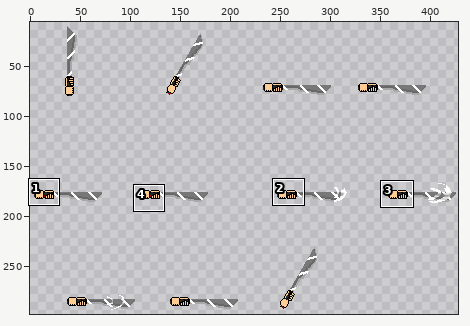
Sprite sheet -- Assets/Spritesheets/Weapons/Melee/Machete/Machete_Attack_02.png. The first picture is a wide view before the edit; the outline marks the close-up.
Close-up. As it was:
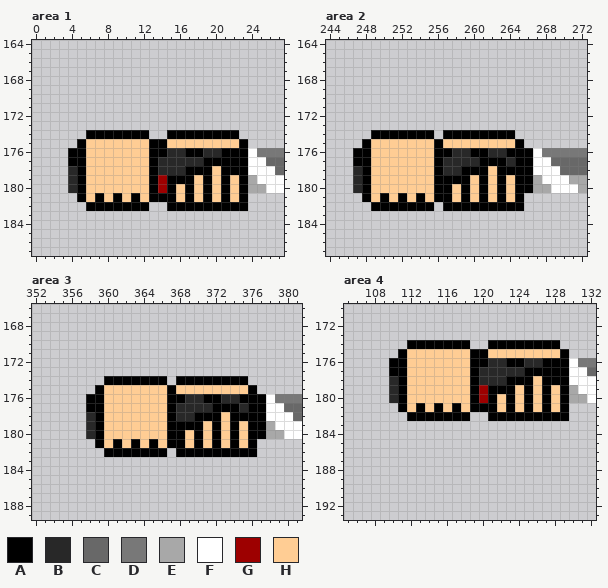
The file is 428x321 pixels. Pixels under 10% opacity are left out. Colours within 5 levels of each other are drawn and written as one. Shown: area 1: x 0..27, y 164..187; area 2: x 244..272, y 164..187; area 3: x 352..381, y 166..189; area 4: x 105..132, y 170..193. The wide view leaves out empty margins. The commit also changed other parts of the picture, which this record leaves out.
Palette (. is transparent): A #000000  B #282828  C #686868  D #787878  E #a8a8a8  F #ffffff  G #9d0000  H #ffcd94
Pixels before, area 1, first column x 4:
174 ..AAAAAAA..AAAAAAAA.....
175 .AHHHHHHHAAHHHHHHHHA....
176 AAHHHHHHHAABBAABBAAAFDDD
177 AAHHHHHHHABBBBBAAAAAFFCC
178 BAHHHHHHHABBBAAAHAAAFFFC
179 BAHHHHHHHAGAAAHAHAHAEFFF
180 BAHHHHHHHAGAHAHAHAHAEEFF
181 .AHAHAHAHAAAHAHAHAHA....
182 ..AAAAAAA..AAAAAAAAA....
Pixels before, area 2, first column x 247:
174 ..AAAAAAA.AAAAAAAA........
175 .AHHHHHHHAHHHHHHHHA.......
176 AAHHHHHHHAABBAABBAAAFDDDDD
177 AAHHHHHHHABBBBAAABAAFFCCCC
178 BAHHHHHHHABBAAAHAAAAFFFCCC
179 BAHHHHHHHAAAAHAHAHAAEFFFEE
180 BAHHHHHHHAAHAHAHAHAAEEFFFE
181 .AHAHAHAHAAHAHAHAHA.......
182 ..AAAAAAA.AAAAAAAAA.......
Pixels before, area 3, first column x 358:
174 ..AAAAAAA.AAAAAAAA......
175 .AHHHHHHHAHHHHHHHHA.....
176 AAHHHHHHHAABBAABBAAAFDDD
177 AAHHHHHHHABBBBAAABAAFFCC
178 BAHHHHHHHABBAAAHAAAAFFFC
179 BAHHHHHHHAAAAHAHAHAAEFFF
180 BAHHHHHHHAAHAHAHAHAAEEFF
181 .AHAHAHAHAAHAHAHAHA.....
182 ..AAAAAAA.AAAAAAAAA.....
Pixels before, area 4, first column x 110:
174 ..AAAAAAA..AAAAAAAA....
175 .AHHHHHHHAAHHHHHHHHA...
176 AAHHHHHHHAABBAABBAAAFDD
177 AAHHHHHHHABBBBBAAAAAFFC
178 BAHHHHHHHABBBAAAHAAAFFF
179 BAHHHHHHHAGAAAHAHAHAEFF
180 BAHHHHHHHAGAHAHAHAHAEEF
181 .AHAHAHAHAAAHAHAHAHA...
182 ..AAAAAAA..AAAAAAAAA...
The result:
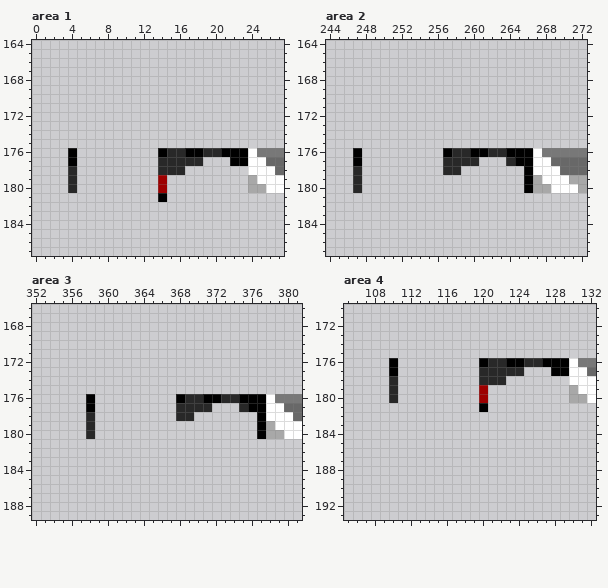
Difference:
Area 1:
y 174: x 6..12 AAAAAAA -> .......; x 15..22 AAAAAAAA -> ........
y 175: x 5..23 AHHHHHHHAAHHHHHHHHA -> ...................
y 176: x 5..13 AHHHHHHHA -> .........
y 177: x 5..13 AHHHHHHHA -> .........; x 19..21 AAA -> ...
y 178: x 5..13 AHHHHHHHA -> .........; x 17..23 AAAHAAA -> .......
y 179: x 5..13 AHHHHHHHA -> .........; x 15..23 AAAHAHAHA -> .........
y 180: x 5..13 AHHHHHHHA -> .........; x 15..23 AHAHAHAHA -> .........
y 181: x 5..13 AHAHAHAHA -> .........; x 15..23 AHAHAHAHA -> .........
y 182: x 6..12 AAAAAAA -> .......; x 15..23 AAAAAAAAA -> .........
Area 2:
y 174: x 249..255 AAAAAAA -> .......; x 257..264 AAAAAAAA -> ........
y 175: x 248..265 AHHHHHHHAHHHHHHHHA -> ..................
y 176: x 248..256 AHHHHHHHA -> .........
y 177: x 248..256 AHHHHHHHA -> .........; x 261..263 AAA -> ...
y 178: x 248..256 AHHHHHHHA -> .........; x 259..265 AAAHAAA -> .......
y 179: x 248..265 AHHHHHHHAAAAHAHAHA -> ..................
y 180: x 248..265 AHHHHHHHAAHAHAHAHA -> ..................
y 181: x 248..265 AHAHAHAHAAHAHAHAHA -> ..................
y 182: x 249..255 AAAAAAA -> .......; x 257..265 AAAAAAAAA -> .........
Area 3:
y 174: x 360..366 AAAAAAA -> .......; x 368..375 AAAAAAAA -> ........
y 175: x 359..376 AHHHHHHHAHHHHHHHHA -> ..................
y 176: x 359..367 AHHHHHHHA -> .........
y 177: x 359..367 AHHHHHHHA -> .........; x 372..374 AAA -> ...
y 178: x 359..367 AHHHHHHHA -> .........; x 370..376 AAAHAAA -> .......
y 179: x 359..376 AHHHHHHHAAAAHAHAHA -> ..................
y 180: x 359..376 AHHHHHHHAAHAHAHAHA -> ..................
y 181: x 359..376 AHAHAHAHAAHAHAHAHA -> ..................
y 182: x 360..366 AAAAAAA -> .......; x 368..376 AAAAAAAAA -> .........
Area 4:
y 174: x 112..118 AAAAAAA -> .......; x 121..128 AAAAAAAA -> ........
y 175: x 111..129 AHHHHHHHAAHHHHHHHHA -> ...................
y 176: x 111..119 AHHHHHHHA -> .........
y 177: x 111..119 AHHHHHHHA -> .........; x 125..127 AAA -> ...
y 178: x 111..119 AHHHHHHHA -> .........; x 123..129 AAAHAAA -> .......
y 179: x 111..119 AHHHHHHHA -> .........; x 121..129 AAAHAHAHA -> .........
y 180: x 111..119 AHHHHHHHA -> .........; x 121..129 AHAHAHAHA -> .........
y 181: x 111..119 AHAHAHAHA -> .........; x 121..129 AHAHAHAHA -> .........
y 182: x 112..118 AAAAAAA -> .......; x 121..129 AAAAAAAAA -> .........
Where, in picture pixels (left, top, right, bottom), the same in both close-ups:
erased: (77, 130, 248, 211)
erased: (362, 130, 524, 211)
erased: (95, 376, 257, 457)
erased: (398, 340, 569, 421)
